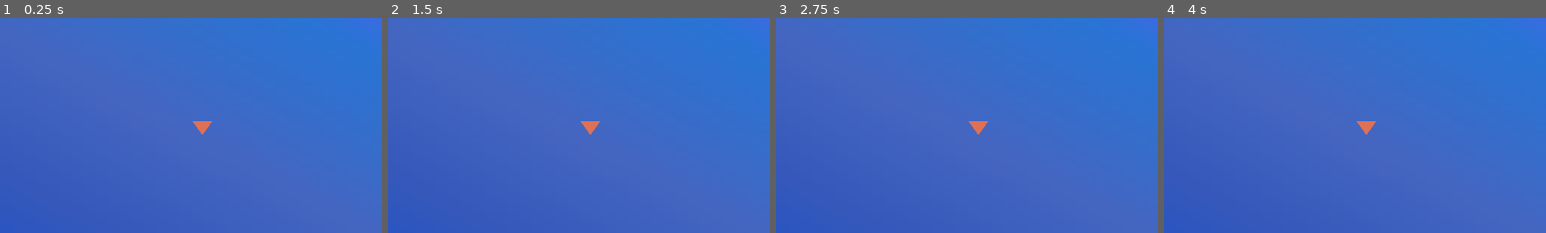
Above: before the commit, frames 1-4 (left to right).
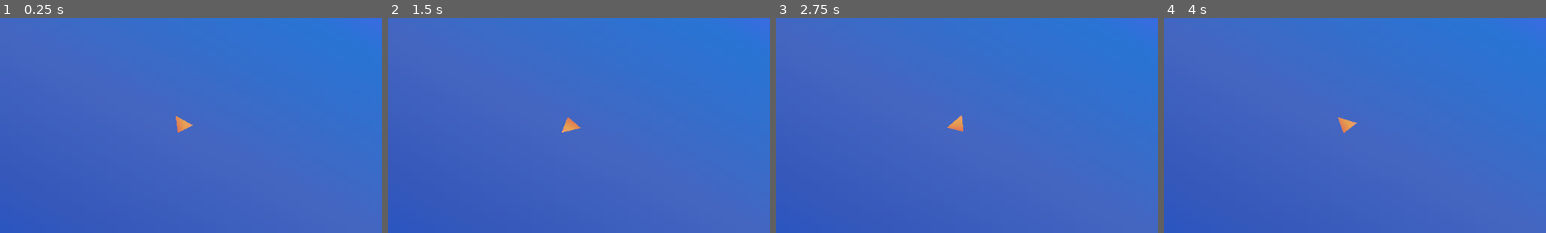
Above: after the commit, the same moments.

Repository: nskins/triangle-defender
Game: Godot game, scene res://world.tscn
The game is run twice, just before and just after one commit, with the same random seed, the same clock (stepped at 60 frames per second) and the same inputs.
Inputs (mouse positions are % of the whole screen's width and height, from its top left):
- Up to frame 1 (0.25 s): no input
- Up to frame 2 (1.5 s): tap Enter at 0.5 s; move the mouse to (72, 45) at 0.52 s; tap Space at 1.25 s; move the mouse to (30, 55) at 1.27 s
- Up to frame 3 (2.75 s): tap Enter at 2 s; move the mouse to (60, 28) at 2.02 s
- Up to frame 4 (4 s): tap Space at 2.75 s; move the mouse to (45, 70) at 2.77 s; tap Enter at 3.5 s; move the mouse to (80, 65) at 3.52 s
The pictures show only the part of the screen within x 24-74%, y 22-72%; the shares and areas given below are measured in that part.

The runs differ from the first frame. In frame 1, 0.4% of the frame differs, in the area x 46-56%, y 45-55%; in frame 2, 0.4%; in frame 3, 0.4%; in frame 4, 0.4%, in the area x 45-56%, y 46-55%.

Commit message:
Update triangle attributes and give ability to rotate

Diff:
--- /dev/null
+++ b/Triangle.gd
@@ -0,0 +1,4 @@
+extends Area2D
+
+func _process(delta):
+	look_at(get_global_mouse_position())
--- a/world.tscn
+++ b/world.tscn
@@ -1,4 +1,6 @@
-[gd_scene load_steps=6 format=3 uid="uid://c8ipvhp82hema"]
+[gd_scene load_steps=7 format=3 uid="uid://c8ipvhp82hema"]
+
+[ext_resource type="Script" path="res://Triangle.gd" id="1_vik46"]
 
 [sub_resource type="ShaderMaterial" id="ShaderMaterial_ty8sl"]
 
@@ -22,20 +24,24 @@
 material = SubResource("ShaderMaterial_ty8sl")
 
 [node name="TextureRect" type="TextureRect" parent="."]
-offset_left = -4.0
-offset_top = -3.0
-offset_right = 1159.0
-offset_bottom = 653.0
+offset_left = -5.0
+offset_top = -2.0
+offset_right = 1158.0
+offset_bottom = 654.0
 texture = SubResource("GradientTexture2D_ud143")
 
 [node name="Triangle" type="Area2D" parent="."]
 z_index = 1
+position = Vector2(545, 307)
+script = ExtResource("1_vik46")
+metadata/_edit_group_ = true
 
 [node name="Collision" type="CollisionPolygon2D" parent="Triangle"]
-position = Vector2(561, 301.244)
+position = Vector2(-15, -8)
 scale = Vector2(1, 0.991071)
-polygon = PackedVector2Array(0, -0.245941, 30, -0.245941, 15, 21)
+polygon = PackedVector2Array(0, 0, 30, 0, 15, 21)
 
 [node name="Texture" type="Polygon2D" parent="Triangle"]
+position = Vector2(-15, -8)
 texture = SubResource("GradientTexture2D_8wbqi")
-polygon = PackedVector2Array(576, 322, 591, 301, 561, 301)
+polygon = PackedVector2Array(0, 0, 30, 0, 15, 21)
